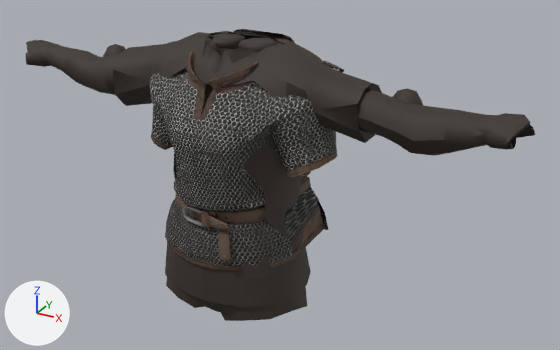
An edit to the glTF model godot-client/assets/actors/native/equipment/militia_torso_armor_04.glb, drawn before and after from the same camera.
Before and after are seen from a 50 mm camera at (0.966, -1.491, 1.993) aimed at (0.097, 0.091, 1.202). Arrows for +X, +Y and +Z are at lower left; the lights stay in place. The picture after the commit comes second. Vertices at exactly the same position are counted once.

In view in the first picture: 'Mail Shirt'.
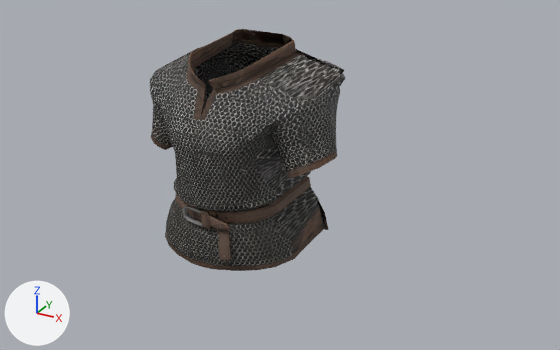
The change, as JSON lines over the scene's bpy script:
```json
{"block": "me_mail_shirt", "where": "# used by ob_mail_shirt; location = (0.0, 0.0, 0.0)"}
{"op": "remove", "block": "me_mail_shirt", "code": "me_mail_shirt.from_pydata(...)  # 2312 vertices, 4103 faces; spans x -0.701..0.702, y -0.142..0.212, z 0.851..1.54"}
{"op": "add", "block": "me_mail_shirt", "code": "me_mail_shirt.from_pydata(...)  # 832 vertices, 1638 faces; spans x -0.256..0.253, y -0.142..0.212, z 1.022..1.54"}
{"block": "me_mail_shirt", "change": "me_mail_shirt part 1: 19 loose pieces with 1480 vertices, spanning x -0.701..0.702, y -0.128..0.189, z 0.851..1.54, are deleted"}
{"op": "remove", "block": "me_mail_shirt", "code": "me_mail_shirt.materials.append(mat_mail_shirt_liner)  # brown #382f28"}
{"op": "remove", "block": "me_mail_shirt", "code": "me_mail_shirt.materials.append(mat_mail_shirt_paint)  # brown #382f28"}
```

Pixel boxes (x1, y1, x2, y2) of what changed, in the pictures (560 x 350 px):
```json
{"object": "Mail Shirt", "change": "reshaped", "before": [26, 29, 535, 321], "after": [150, 29, 345, 271], "on screen": "62% narrower, 17% shorter"}
{"part": 1, "of": "me_mail_shirt", "change": "deleted", "before": [26, 31, 535, 321]}
```
